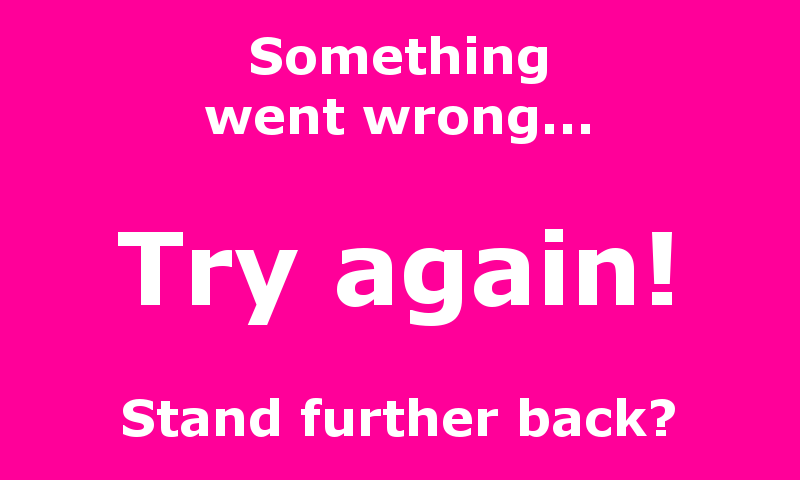
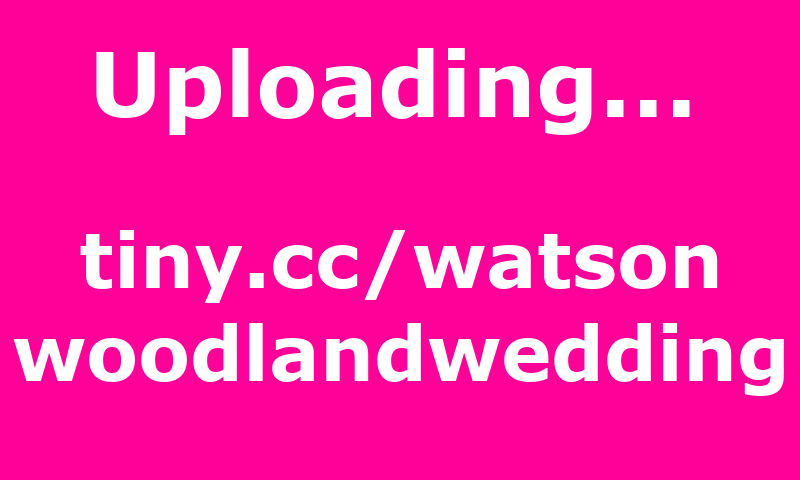
Layer changes from the first 800x480 image to the second:
renamed "fisherwedding ..." to "tiny.cc/watson ...", showed it, painted on it over box(13, 230, 784, 426)
renamed "Internetting..." to "Uploading...", showed it, painted on it over box(96, 47, 690, 135)
hid "Something ..." over box(118, 36, 675, 437)
